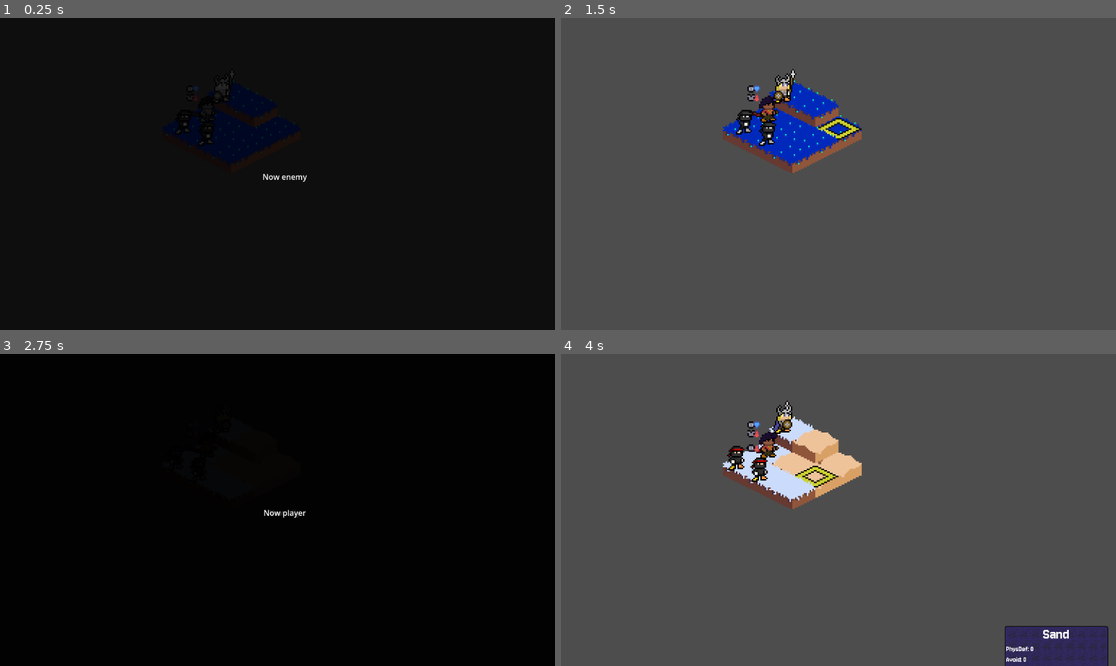
Above: before the commit, frames 1-4 (two rows, left to right).
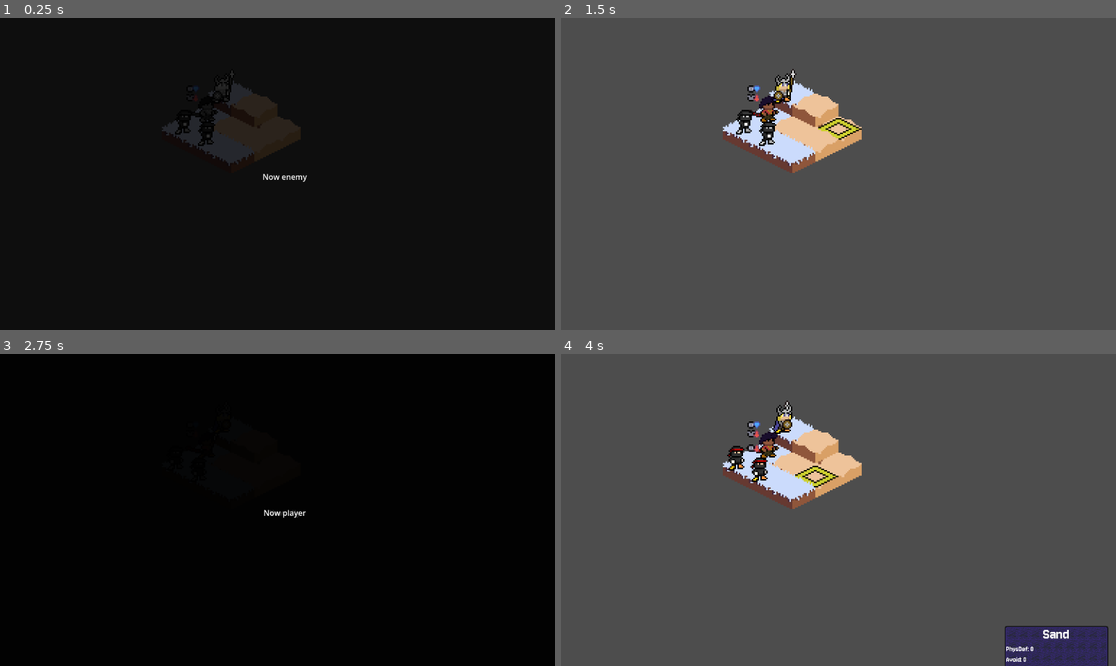
Above: after the commit, the same moments.

Repository: Puffe14/godot-breaker-srpg
Game: Godot game, scene res://nodes/main_gui.tscn
Same seed, same stepped clock (60 frames per second), same inputs: the game is played once before the commit and once after it.
Inputs (mouse positions are in pixels of both pictures, inside the frame that each line leads up to):
- Up to frame 1 (0.25 s): no input
- Up to frame 2 (1.5 s): tap Enter at 0.5 s; move the mouse to (838, 127) at 0.52 s; tap Tab (deselect) at 0.6 s; click (838, 127) at 0.67 s; click (838, 127) at 1.35 s
- Up to frame 3 (2.75 s): tap Space at 2 s; move the mouse to (255, 475) at 2.02 s; tap Tab (deselect) at 2.1 s; click (255, 475) at 2.17 s
- Up to frame 4 (4 s): tap Enter at 2.75 s; move the mouse to (838, 463) at 2.77 s; click (838, 463) at 2.85 s; tap Space at 3.5 s; move the mouse to (816, 475) at 3.52 s; tap Tab (deselect) at 3.6 s; click (816, 475) at 3.67 s

The runs differ from the first frame. In frame 1, 2.5% of the frame differs, in the area x 29-55%, y 20-48%; in frame 2, 2.9%; in frame 3, less than 0.1%; in frame 4, nothing differs.

Commit message:
Added team sprites showing for all units when actor is picked

Diff:
--- a/file_loader.gd
+++ b/file_loader.gd
@@ -61,7 +61,7 @@
 		group.side = Units.Team.Enemy
 		for enemy in grouping:
 			var unit: Units = unit_dict[enemy[0]]
-			group.members.append(unit)
+			group.add_unit(unit)
 			unit.takeDamage(enemy[1])
 			var location = enemy[2]
 			map.grid.addUnitAt(unit, Vector2i(location[0], location[1]))
@@ -72,7 +72,7 @@
 		group.side = Units.Team.Enemy
 		for ally in grouping:
 			var unit: Units = unit_dict[ally[0]]
-			group.members.append(unit)
+			group.add_unit(unit)
 			unit.takeDamage(ally[1])
 			var location = ally[2]
 			map.grid.addUnitAt(unit, Vector2i(location[0], location[1]))
--- a/nodes/maps/tile_node.tscn
+++ b/nodes/maps/tile_node.tscn
@@ -10,24 +10,28 @@
 
 [sub_resource type="ShaderMaterial" id="ShaderMaterial_d0kgv"]
 
-[node name="TileNode" type="Node2D" groups=["tile"]]
+[node name="TileNode" type="Node2D" unique_id=48730674 groups=["tile"]]
 script = ExtResource("1_10ckc")
+texture = "field_base"
 
-[node name="Sprite2D" type="Sprite2D" parent="."]
+[node name="Sprite2D" type="Sprite2D" parent="." unique_id=643211788]
 texture = ExtResource("2_d0kgv")
 
-[node name="Area2D" type="Area2D" parent="."]
+[node name="Area2D" type="Area2D" parent="." unique_id=1760220771]
 
-[node name="CollisionShape2D" type="CollisionShape2D" parent="Area2D"]
+[node name="CollisionShape2D" type="CollisionShape2D" parent="Area2D" unique_id=41155499]
 position = Vector2(0, 1)
 shape = SubResource("RectangleShape2D_nvye0")
 
-[node name="MoveSprite" type="Sprite2D" parent="."]
+[node name="MoveSprite" type="Sprite2D" parent="." unique_id=1187731354]
 visible = false
 material = SubResource("ShaderMaterial_d0kgv")
 texture = ExtResource("3_d0kgv")
 
-[node name="TopSprite" type="Sprite2D" parent="."]
+[node name="TeamSprite" type="Sprite2D" parent="." unique_id=963935627]
+visible = false
+
+[node name="TopSprite" type="Sprite2D" parent="." unique_id=1138989718]
 visible = false
 texture = ExtResource("3_b5hsi")
 
--- a/scripts/components/units/group.gd
+++ b/scripts/components/units/group.gd
@@ -21,6 +21,9 @@
 func living_members() -> Array:
 	return members.filter(func(m:Units): return m.isAlive())
 
+func add_unit(unit: Units):
+	members.append(unit)
+	unit.setTeam(side)
 
 ## true if all members are done
 func doneActing() -> bool:
--- a/scripts/ui/main_gui.gd
+++ b/scripts/ui/main_gui.gd
@@ -25,6 +25,7 @@
 var continue_process = true
 
 func _process(_delta):
+	map.set_tiles_in_nodes()
 	if not continue_process: return
 	if Input.is_action_just_pressed("deselect"):
 		game.deSelect()
@@ -37,7 +38,6 @@
 	if !game.selected.is_connected(on_selected):
 		game.selected.connect(on_selected)
 	# set the nodes and tiles
-	map.set_tiles_in_nodes()
 	connect_tile_nodes()
 	show_movement_range()
 	make_unit_nodes()
@@ -99,7 +99,7 @@
 			if !node.selected_tile.is_connected(tile_sent_selected):
 				node.selected_tile.connect(tile_sent_selected)
 				node.hovered_tile.connect(tile_sent_hovered)
-			node.show_move_sprite(false)
+			node.show_move_sprite(false, true, game.acting)
 			if node.tile.occupiable and node.tile.occupiable.occupant:
 				pass
 				# TODO create new unit node or somsin.ce
--- a/scripts/ui/tile_node.gd
+++ b/scripts/ui/tile_node.gd
@@ -4,6 +4,9 @@
 @export var texture = "field_bluegrass"
 @export var shader: Shader = preload("res://resources/shaders/gray.gdshader")
 var unit_node = preload("res://nodes/unit_node.tscn")
+var ally_texture = preload("res://resources/images/tiles/field_cursor_ally.png")
+var enemy_texture = preload("res://resources/images/tiles/field_cursor_enemy.png")
+var player_texture = preload("res://resources/images/tiles/field_cursor_player.png")
 
 signal selected_tile(t:Tile)
 signal hovered_tile(t:Tile)
@@ -35,12 +38,24 @@
 	$TopSprite.visible = false
 	hovered_tile.emit(null)
 
-func show_move_sprite(move_visibility: bool, can_move: bool = true):
+func show_move_sprite(move_visibility: bool, can_move: bool = true, actor = null):
 	$MoveSprite.visible = move_visibility
+	$TeamSprite.visible = !move_visibility
 	if !can_move:
 		$MoveSprite.material.shader = shader
 	else:
 		$MoveSprite.material.shader = null
+	if !move_visibility and actor and tile.occupiable and tile.occupiable.occupant:
+		match tile.occupiable.occupant.team:
+			Units.Team.Player:
+				$TeamSprite.texture = player_texture
+			Units.Team.Enemy:
+				$TeamSprite.texture = enemy_texture
+			Units.Team.Ally:
+				$TeamSprite.texture = ally_texture
+			_:
+				$TeamSprite.texture = null
+				print("no team found???")
 
 func on_selected():
 	selected_tile.emit(tile)
Not shown: 1 places in nodes/maps/tile_node.tscn that only renumber resources
